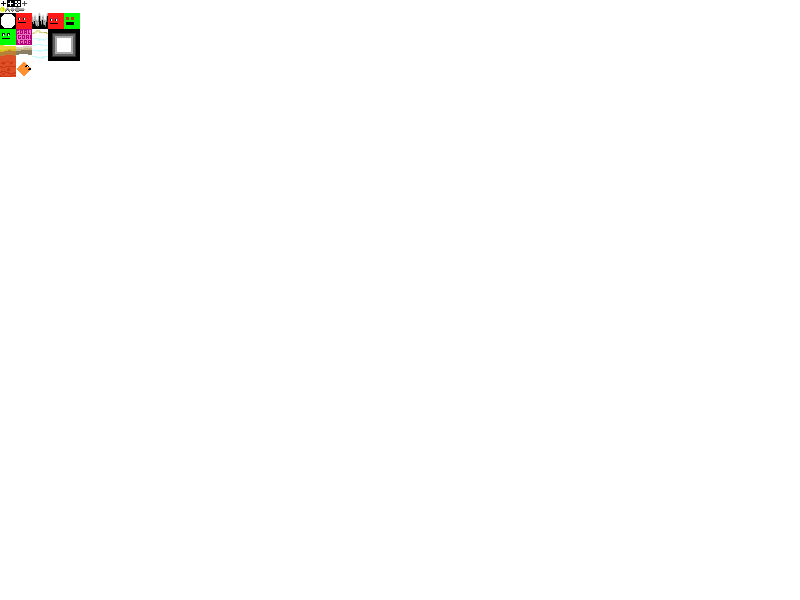
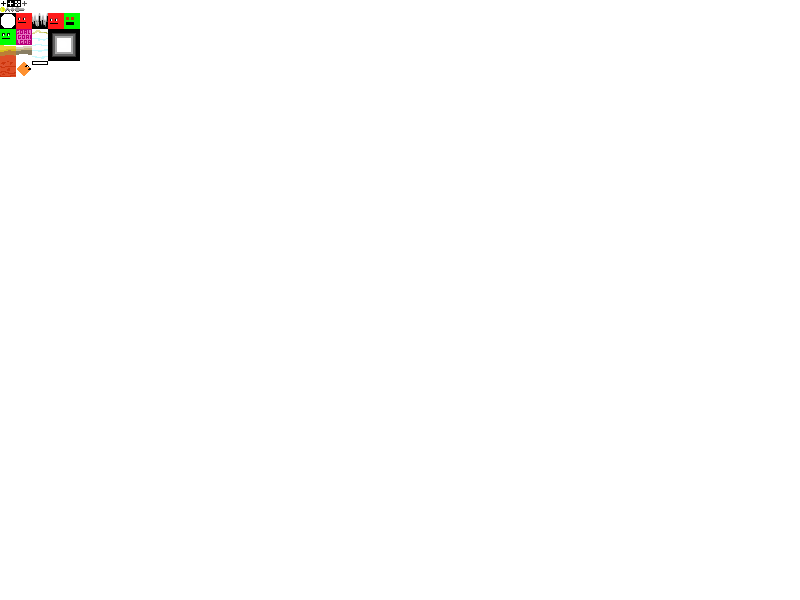
Layers edited between the first and the second (800, 600) image:
added layer "Platform" above "Weapon" over [left=32, top=61, right=48, bottom=65]
